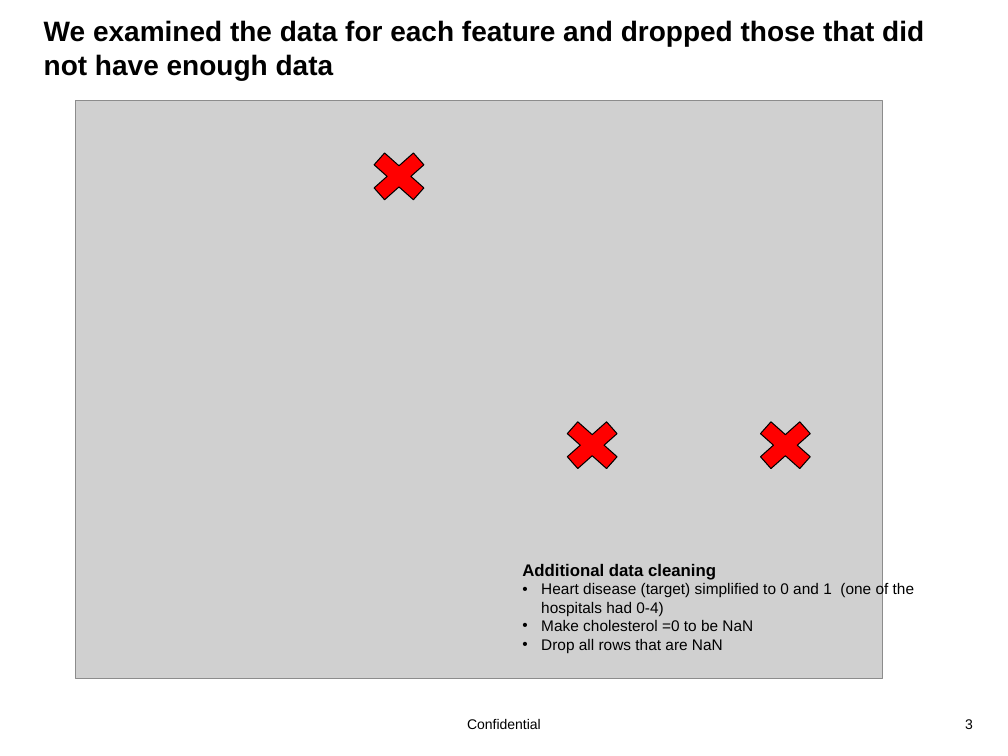
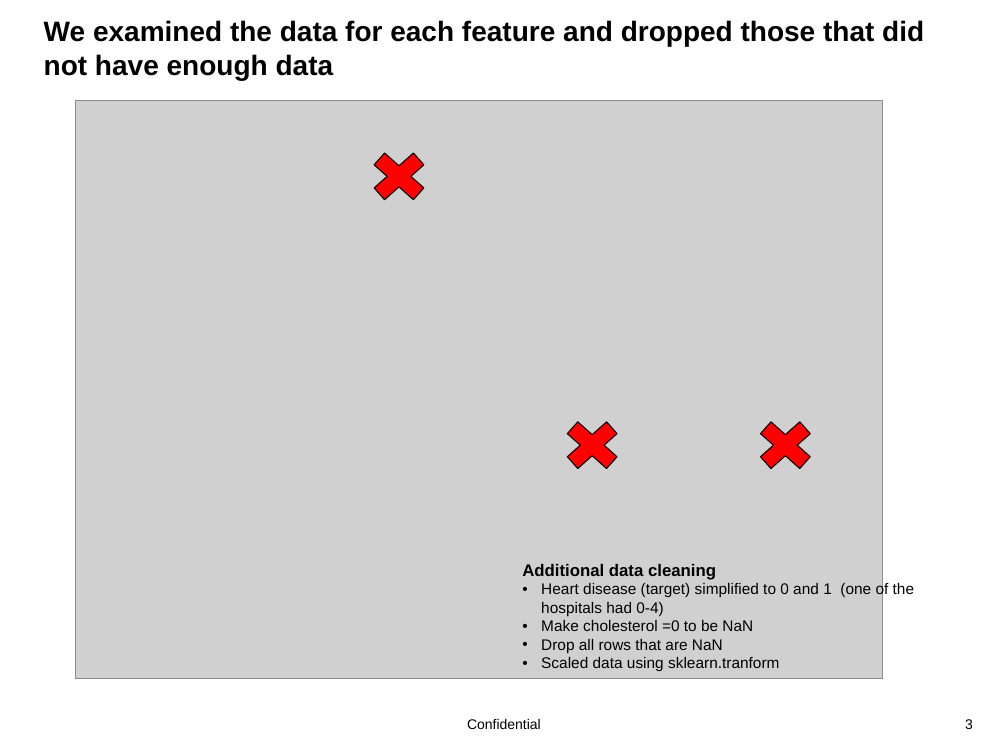
Before and after one commit to Beyondsql/HeartDisease, a slide deck: slide 3 of project_2/Hospital Day Team 1.pptx. Drawn at 1008x756 pixels with LibreOffice and Linux fonts; fonts in the diff are those of the drawing; grey boxes stand for pictures; background and template pictures are left out. Boxes give left, top, right and bottom in pixels: in the first picture for what was removed or moved away, otherwise in the second. Text is boxed around its words. In the diff, an @@ line names an element or a change of style, - is before the commit and + after.

```diff
--- a/project_2/Hospital Day Team 1.pptx
+++ b/project_2/Hospital Day Team 1.pptx
@@ text at [541, 657, 779, 671]: paragraph added @@
+• Scaled data using sklearn.tranform
```
Also in this commit, not shown: 5 other slides changed, 5 slides added, 1 slide removed.
